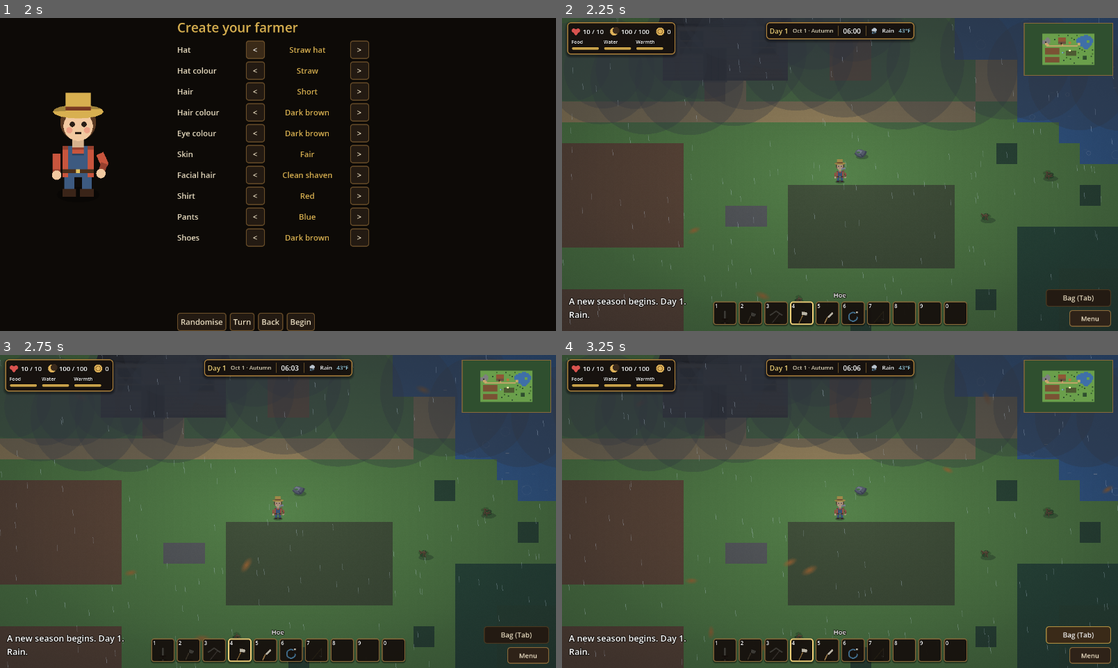
Above: before the commit, frames 1-4 (two rows, left to right).
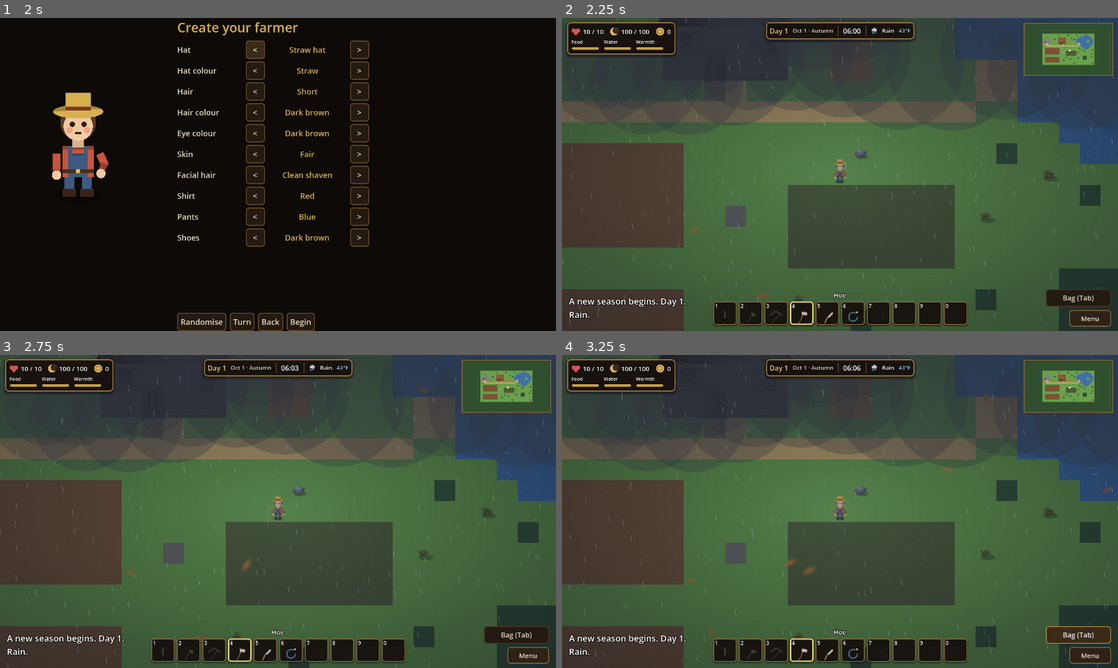
Above: after the commit, the same moments.

Repository: joshj1108/CrowCreekHollow
Game: Godot game, scene res://scenes/main.tscn
Two runs of this game, one before a commit and one after it. Both use one fixed random seed, a clock stepped at 60 frames per second and the inputs below.
Inputs:
- Up to frame 1 (2 s): click "New Game" at 0.5 s; click "Slot 1: empty" at 1.25 s
- Up to frame 2 (2.25 s): click "Begin" at 2 s
- Up to frame 3 (2.75 s): no input
- Up to frame 4 (3.25 s): click "Bag (Tab)" at 2.75 s

Frame 1 is identical in both runs. In frame 2, 4.0% of the frame differs, in the area x 33-100%, y 10-100%; in frame 3, 4.0%; in frame 4, 4.0%.

Commit message:
Make the well one tile and drop the great tree canopy art
The well is one tile again, and the great tree shows only its 3 by 3
footprint instead of a canopy drawn over the larger dark square.

Co-Authored-By: Claude Haiku 5.5 <noreply@anthropic.com>
Claude-Session: https://claude.ai/code/session_016EvHBYyFANDWxunM27u84C

Diff:
--- a/scripts/farm_layout.gd
+++ b/scripts/farm_layout.gd
@@ -26,7 +26,7 @@
 	"..SSSSSSSSSSS...............G...~~~.....",
 	"..SSSSSSSSSSS.........................G.",
 	"..SSSSSSSSSSS.....FFFFFFFF......G.......",
-	"..SSSSSSSSSSS..WW.FFFFFFFF..............",
+	"..SSSSSSSSSSS..W..FFFFFFFF..............",
 	"..SSSSSSSSSSS.....FFFFFFFF..............",
 	"..................FFFFFFFF..............",
 	"...............................BBB...G..",
@@ -67,4 +67,4 @@
 # Farm tiles that the coop and barn must not be placed on, so they never overlap a building the player unlocks later.
 const RESERVED := [Vector2i(10, 5), Vector2i(25, 19), Vector2i(26, 19), Vector2i(27, 19), Vector2i(28, 19), Vector2i(29 …(276 unchanged characters)…
 # Changes whenever the layout changes. Saves record it, so a save from another layout is migrated.
-const VERSION := "e20c611b"
+const VERSION := "b92552ad"
--- a/scripts/main.gd
+++ b/scripts/main.gd
@@ -2088,10 +2088,7 @@
 		_toggle_tab(saved_panel)
 
 
-# Flat view. A fence is thin bars toward its neighbouring fences over grass. The great tree's
-# canopy square is painted as art over the grass around its trunk. Neither changes what blocks movement.
-const CANOPY_RECT := Rect2i(29, 15, 7, 8)
-const CANOPY_COLOR := Color("2d5234")
+# Flat view. A fence is thin bars toward its neighbouring fences over grass.
 const FENCE_BAR := 0.16
 
 
@@ -2112,19 +2109,12 @@
 		if _is_fence(t + Vector2i(0, 1)):
 			draw_rect(Rect2(mid.x - bar * 0.5, mid.y, bar, PX * 0.5), c)
 		draw_rect(Rect2(mid - Vector2(bar, bar) * 0.5, Vector2(bar, bar)), c)
-	elif kind == Tile.GRASS and _in_canopy(t):
-		draw_rect(cell, CANOPY_COLOR)
 	else:
 		draw_rect(cell, TILE_COLORS[kind])
 
 
 func _is_fence(t: Vector2i) -> bool:
 	return t.x >= 0 and t.y >= 0 and t.x < MAP_W and t.y < MAP_H and map[t.y][t.x] == Tile.FENCE
-
-
-func _in_canopy(t: Vector2i) -> bool:
-	var ix := t - Vector2i(BORDER_X, BORDER_Y)
-	return CANOPY_RECT.has_point(ix)
 
 
 # The great tree's footprint, in map tiles, and the ground point at the foot of its trunk.
Not shown, changed: tools/farm_grid.txt
Not shown, changed: DESIGN.md
